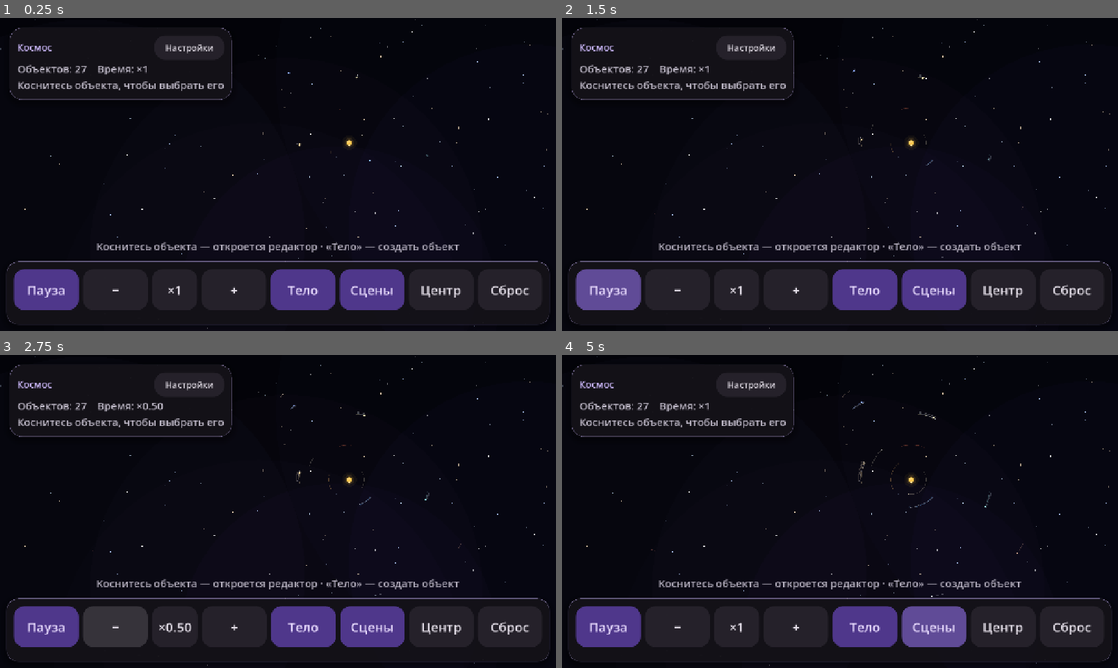
Above: before the commit, frames 1-4 (two rows, left to right).
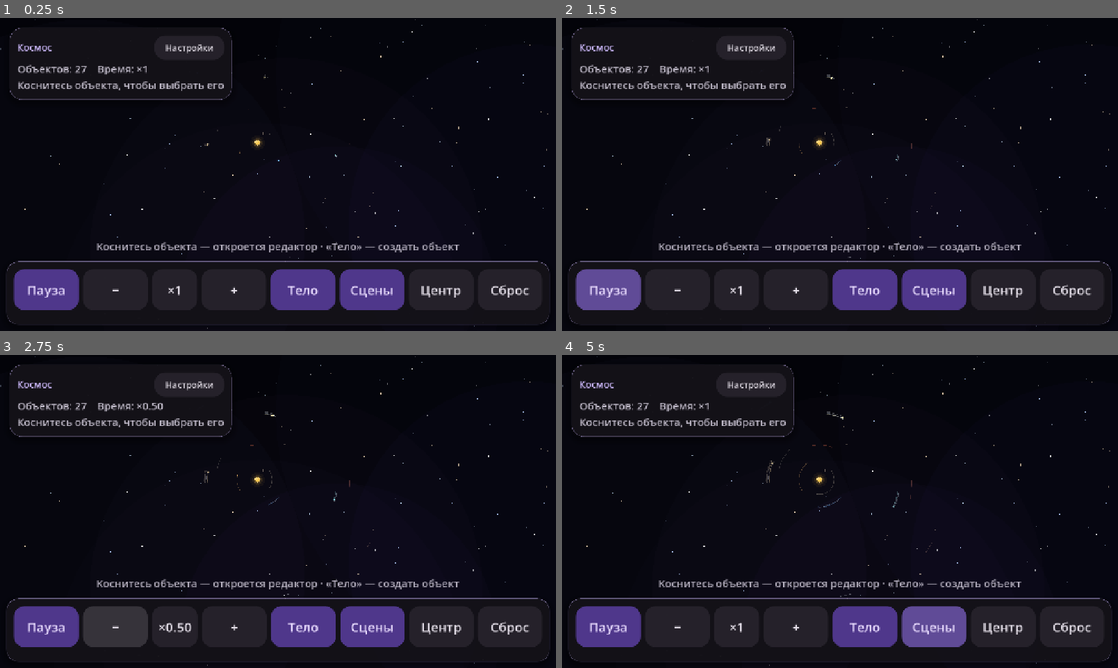
Above: after the commit, the same moments.

Repository: yusibovismail803-glitch/Kosmos
Game: Godot game, scene res://main.tscn
The game is run twice, just before and just after one commit, with the same random seed, the same clock (stepped at 60 frames per second) and the same inputs.
Inputs:
- Up to frame 1 (0.25 s): no input
- Up to frame 2 (1.5 s): click "Настройки" at 0.5 s; click "Пауза" at 1.25 s
- Up to frame 3 (2.75 s): click "−" at 2 s
- Up to frame 4 (5 s): click "+" at 2.75 s; click "Тело" at 3.5 s; click "Сцены" at 4.25 s

The runs differ from the first frame. In frame 1, 0.1% of the frame differs, in the area x 36-77%, y 17-61%; in frame 2, 0.2%; in frame 3, 0.2%; in frame 4, 0.4%, in the area x 16-83%, y 11-78%.

Commit message:
Release 1.5.1: fix Sedna orbit perihelion and aphelion

Diff:
--- a/project.godot
+++ b/project.godot
@@ -4,7 +4,7 @@
 [application]
 
 config/name="Космос"
-config/version="1.5"
+config/version="1.5.1"
 run/main_scene="res://main.tscn"
 config/features=PackedStringArray("4.7", "GL Compatibility")
 config/icon="res://icon.jpg"
--- a/scripts/main.gd
+++ b/scripts/main.gd
@@ -815,7 +815,7 @@
 		{"r": 2250.0, "mass": 70.0, "rad": 4.2, "color": Color(0.88, 0.9, 0.94), "name": "Хаумея"},
 		{"r": 2450.0, "mass": 55.0, "rad": 3.6, "color": Color(0.72, 0.56, 0.48), "name": "Макемаке"},
 		{"r": 2800.0, "mass": 90.0, "rad": 4.0, "color": Color(0.86, 0.88, 0.95), "name": "Эрида"},
-		{"r": 3300.0, "mass": 60.0, "rad": 3.6, "color": Color(0.82, 0.48, 0.42), "name": "Седна", "e": 0.85, "peri": 0.0, "m0": 1.5707963267948966},
+		{"r": 11670.0, "mass": 60.0, "rad": 3.6, "color": Color(0.82, 0.48, 0.42), "name": "Седна", "e": 0.85, "peri": 0.0, "m0": 0.0},
 	]
 	var made := {}
 	for p in planets:
Not shown, changed: MEMORIA.md
